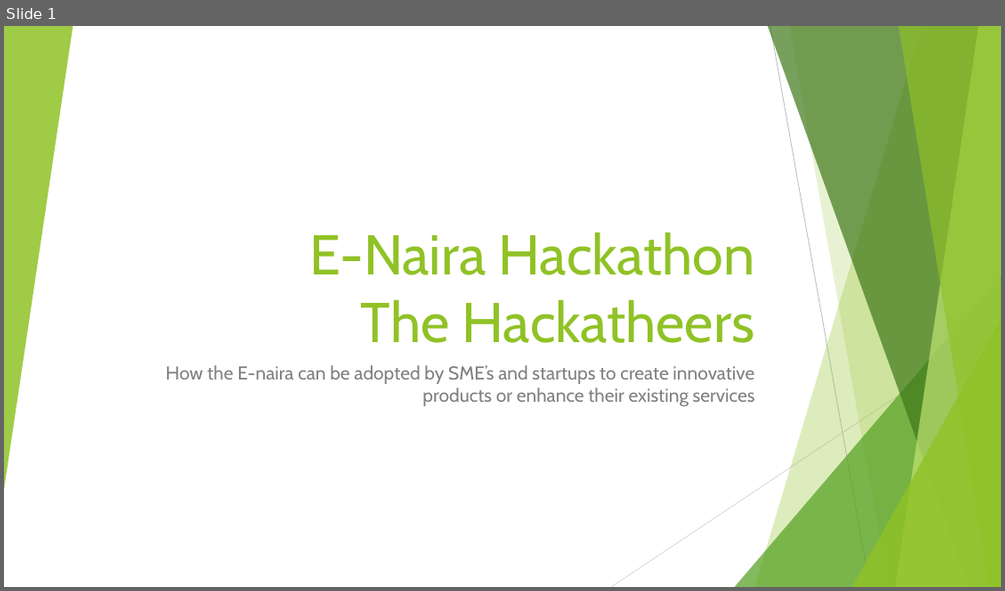
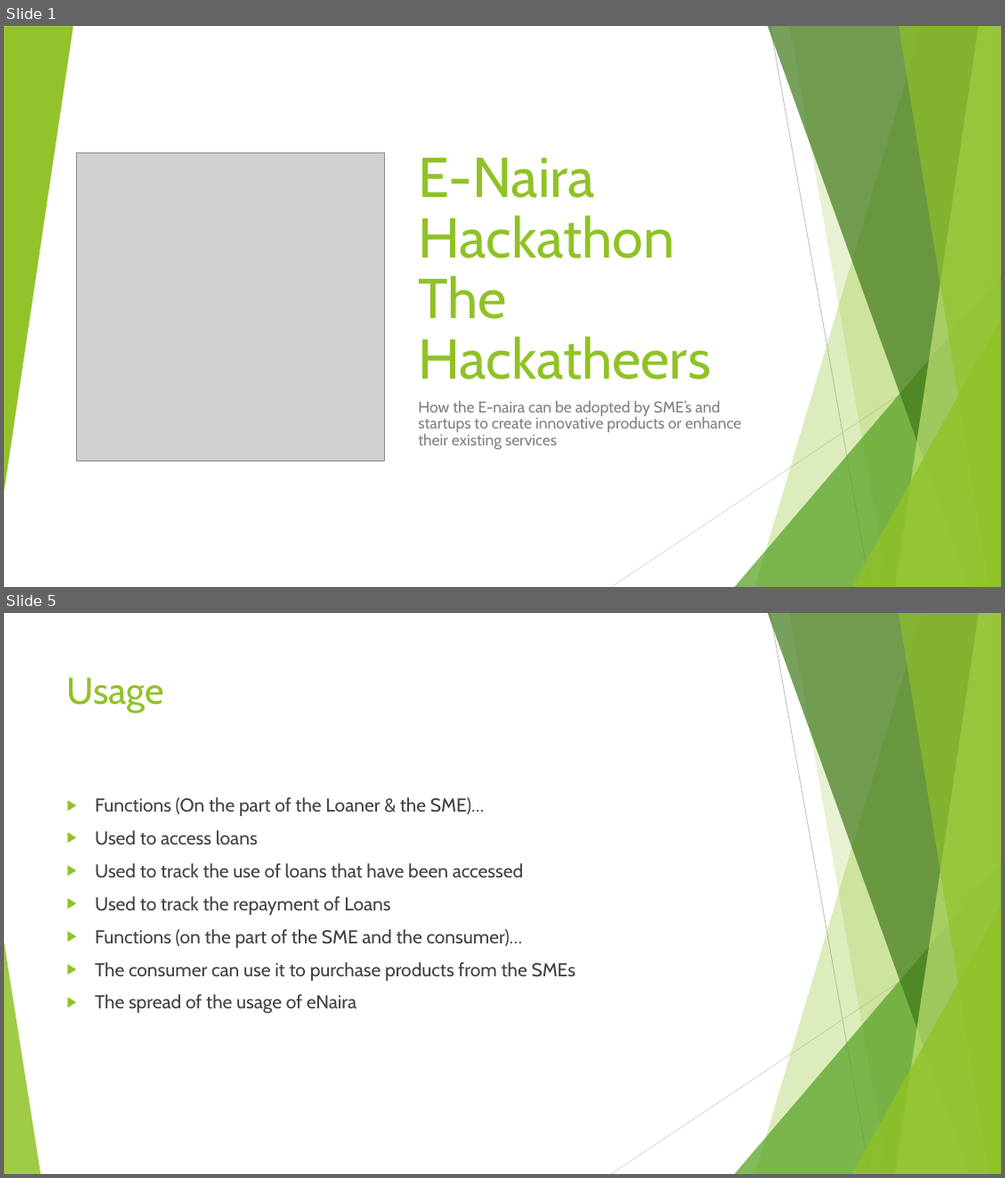
Before and after one commit to Ezecollins34/The-Hackatheers, a slide deck: E-Naira Hackathon.pptx. Shown one above the other, each under a label of ours: slide 1 before the commit, slides 1 and 5 after it; the slides between them are not shown. The pictures are 1005x591 and 1005x1178 pixels, drawn with LibreOffice and Linux fonts; fonts in the diff are those of the drawing; grey boxes stand for pictures. Boxes give left, top, right and bottom in pixels: in the first picture for what was removed or moved away, otherwise in the second. Text is boxed around its words. In the diff, an @@ line names an element or a change of style, - is before the commit and + after.

```diff
--- a/E-Naira Hackathon.pptx
+++ b/E-Naira Hackathon.pptx
@@ slide 5 added at <box>4,613,1001,1174</box>, background #FFFFFF; not listed: 9 template elements that a slide beside it also shows @@
@@ title added at <box>67,677,165,713</box>, 36 pt, text #90C226 @@
+Usage
@@ text added at <box>95,797,575,1013</box>, 18 pt, text #404040 @@
+▶ Functions (On the part of the Loaner & the SME)…
+▶ Used to access loans
+▶ Used to track the use of loans that have been accessed
+▶ Used to track the repayment of Loans
+▶ Functions (on the part of the SME and the consumer)…
+▶ The consumer can use it to purchase products from the SMEs
+▶ The spread of the usage of eNaira
@@ triangle added at <box>4,941,40,1174</box>, fill #90C226 at 85% opacity @@
@@ slide 1 changed as well @@
@@ triangle added at <box>4,27,73,491</box>, fill #90C226 at 85% opacity @@
@@ title "E-Naira Hackathon The Hackatheers": place and size @@
-title "E-Naira Hackathon The Hackatheers" at <box>309,232,755,343</box>
+title "E-Naira Hackathon The Hackatheers" at <box>418,158,711,379</box>
@@ title "E-Naira Hackathon The Hackatheers" at <box>418,158,711,379</box>: alignment right to left; line spacing 1 to 0.9 @@
@@ picture added at <box>77,153,385,461</box> @@
@@ subtitle "How the E-naira can be ...": place and size @@
-subtitle "How the E-naira can be ..." at <box>166,365,755,406</box>
+subtitle "How the E-naira can be ..." at <box>418,401,741,450</box>
@@ subtitle "How the E-naira can be ..." at <box>418,401,741,450</box>: size 18 to 15 pt; alignment right to left; line spacing 1 to 0.9 @@
```
Also in this commit, not shown: 3 other slides added.
